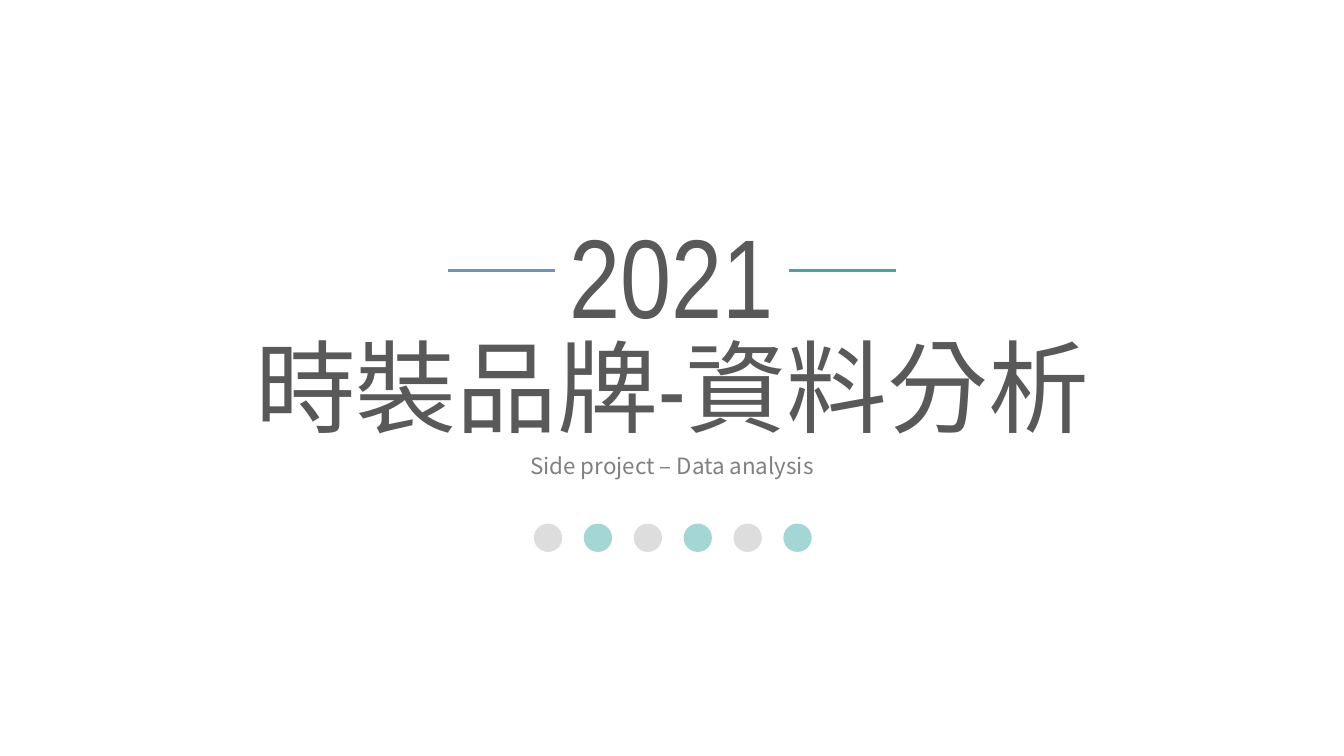
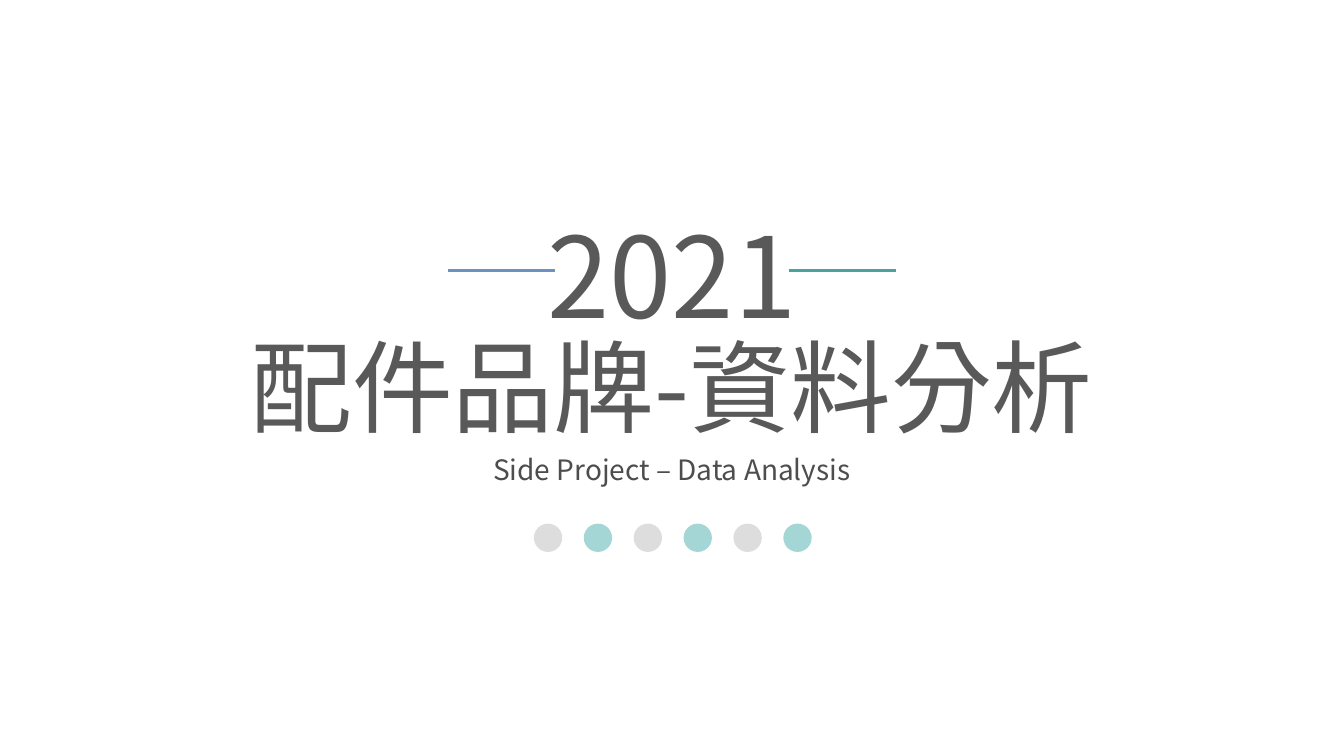
Before and after one commit to Crystal9202/SideProject02-DataAnalysis, a slide deck: slide 1 of Sideprojetc.pptx. Drawn at 1344x756 pixels with LibreOffice and Linux fonts; fonts in the diff are those of the drawing; background and template pictures are left out. Boxes give left, top, right and bottom in pixels: in the first picture for what was removed or moved away, otherwise in the second. Text is boxed around its words. In the diff, an @@ line names an element or a change of style, - is before the commit and + after.

Commit message:
update data

```diff
--- a/Sideprojetc.pptx
+++ b/Sideprojetc.pptx
@@ text "2021": place and size @@
-text "2021" at box(570, 240, 774, 319)
+text "2021" at box(548, 234, 797, 346)
@@ text "2021" at box(548, 234, 797, 346): font Arial Narrow to Noto Sans CJK SC @@
@@ text at box(251, 340, 1092, 434): text changed; font Arial Narrow to Noto Sans CJK SC @@
-時裝品牌-資料分析
+配件品牌-資料分析
@@ text at box(493, 457, 850, 487): text changed; size 16 to 20 pt; text colour #808080 to #4D4D4D @@
-Side project – Data analysis
+Side Project – Data Analysis
```
Also in this commit, not shown: 2 other slides changed, 15 slides added, 8 slides removed, 3 other files.
